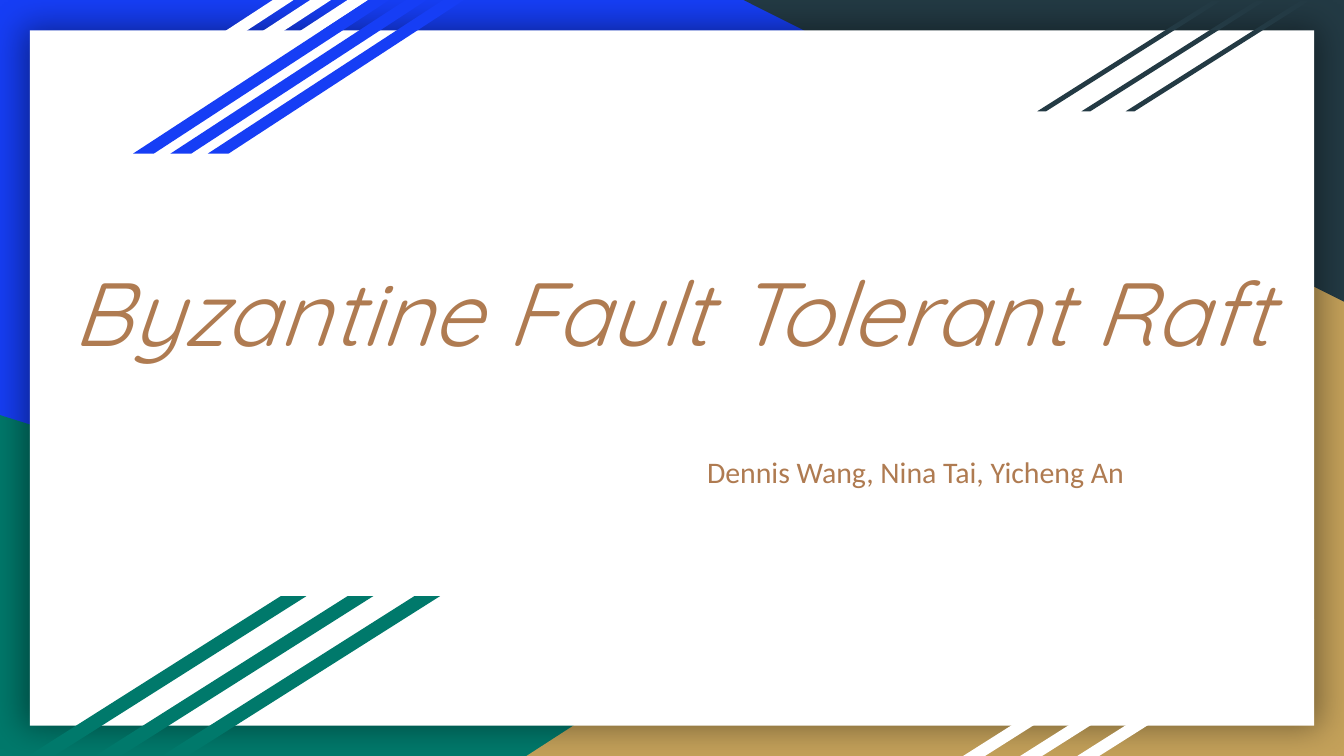
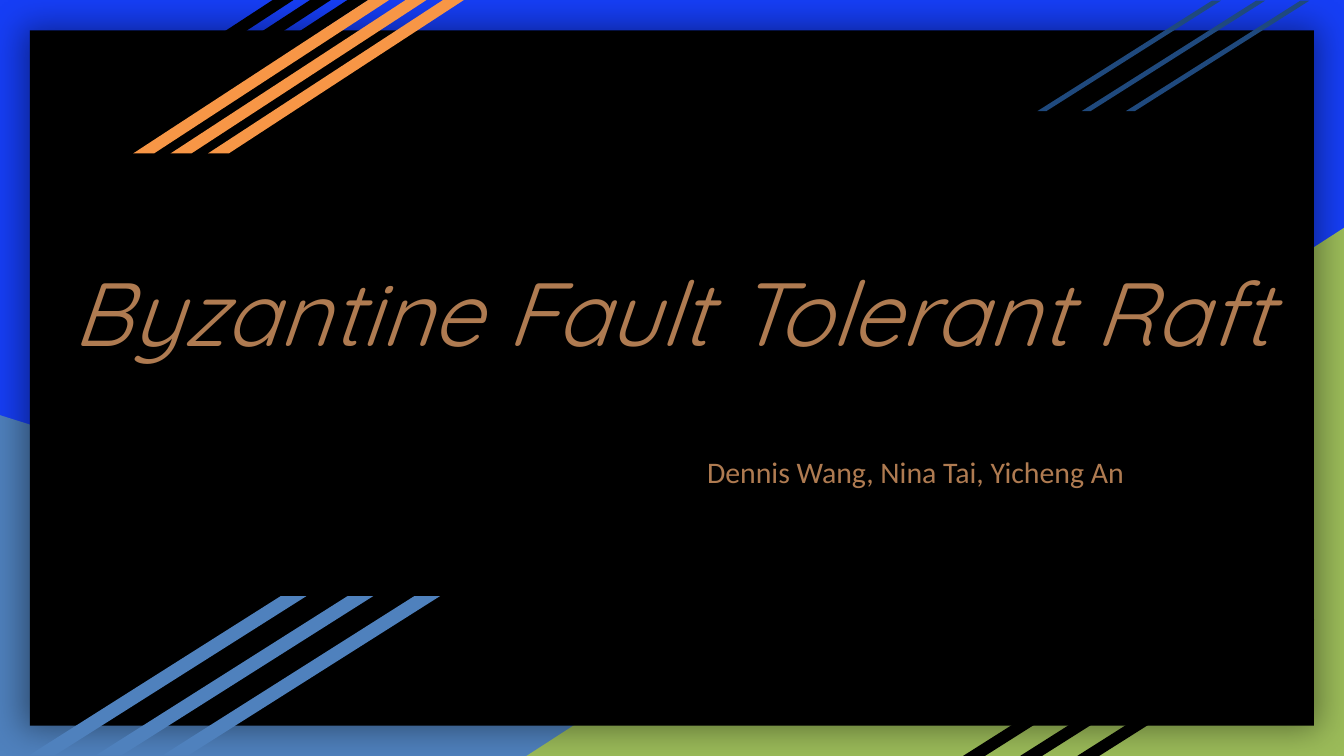
Before and after one commit to wahyupujiono/SistemTerdistribusi_Raft, a slide deck: slide 1 of docs/Final Presentation.pptx. Drawn at 1344x756 pixels with LibreOffice and Linux fonts; fonts in the diff are those of the drawing. Boxes give left, top, right and bottom in pixels: in the first picture for what was removed or moved away, otherwise in the second. Text is boxed around its words. In the diff, an @@ line names an element or a change of style, - is before the commit and + after.

```diff
--- a/docs/Final Presentation.pptx
+++ b/docs/Final Presentation.pptx
@@ fill #163EF5 to #F79646 in 3 elements at [208, 0, 464, 153], [171, 0, 426, 153], [133, 0, 388, 153] @@
@@ right triangle removed at [743, 0, 1344, 301] @@
@@ fill #233A44 to #1F497D in 3 elements at [1126, 1, 1310, 112], [1082, 1, 1266, 112], [1038, 1, 1222, 112] @@
@@ fill #FFFFFF to #000000 in 7 elements at [113, 0, 368, 153], [75, 0, 331, 153], [38, 0, 293, 153], [1078, 620, 1314, 755], [1020, 620, 1257, 755], [964, 620, 1200, 755], [30, 31, 1314, 726] @@
@@ right triangle at [527, 228, 1344, 756]: fill #C4A15A to #9BBB59 @@
@@ fill #00796B to #4F81BD in 4 elements at [0, 415, 1083, 756], [163, 597, 439, 755], [95, 597, 372, 755], [30, 597, 306, 755] @@
```
Also in this commit, not shown: 12 other slides changed, 2 slides removed, 1 other file.
